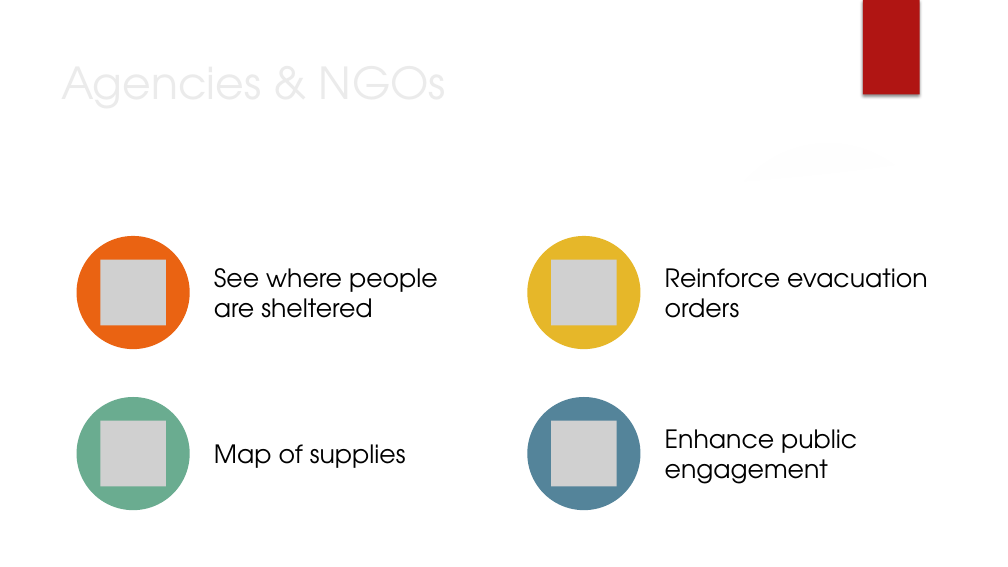
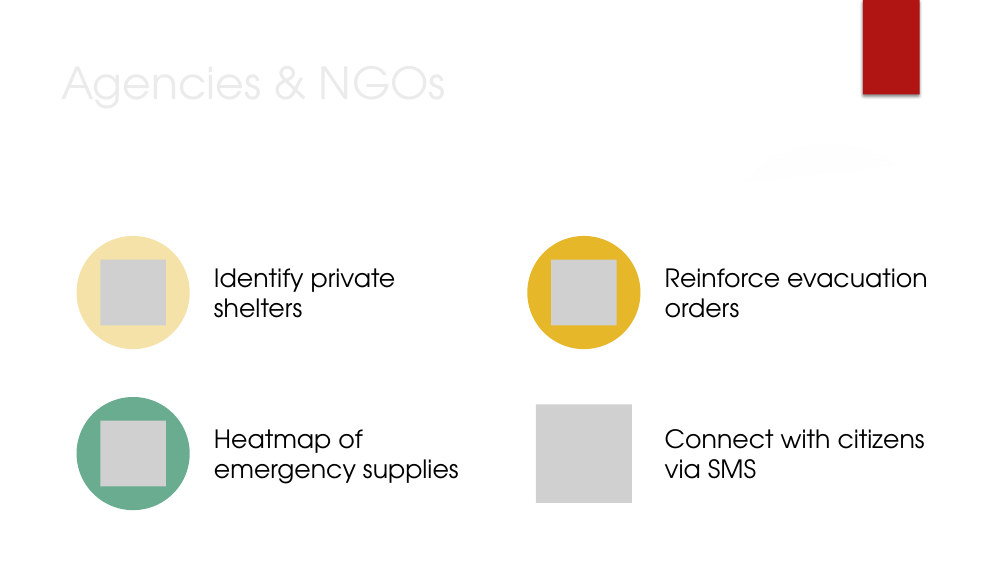
Before and after one commit to brystmar/prepare, a slide deck: slide 3 of presentation/AngelHack 2019 Slides.pptx. Drawn at 1008x567 pixels with LibreOffice and Linux fonts; fonts in the diff are those of the drawing; grey boxes stand for pictures; background and template pictures are left out. Boxes give left, top, right and bottom in pixels: in the first picture for what was removed or moved away, otherwise in the second. Text is boxed around its words. In the diff, an @@ line names an element or a change of style, - is before the commit and + after.

Commit message:
Updated presentation

```diff
--- a/presentation/AngelHack 2019 Slides.pptx
+++ b/presentation/AngelHack 2019 Slides.pptx
@@ ellipse at [76, 236, 190, 349]: fill #EA6312 to #F5E2A9 @@
@@ text at [214, 268, 396, 318]: text changed @@
-See where people are sheltered
+Identify private shelters
@@ ellipse removed at [527, 397, 640, 510] @@
@@ picture added at [536, 405, 632, 503] @@
@@ text at [214, 429, 459, 484]: text changed @@
-Map of supplies
+Heatmap of emergency supplies
@@ picture removed at [551, 421, 617, 487] @@
@@ text at [665, 429, 925, 479]: text changed @@
-Enhance public engagement
+Connect with citizens via SMS
```
Also in this commit, not shown: 1 other slide changed.
